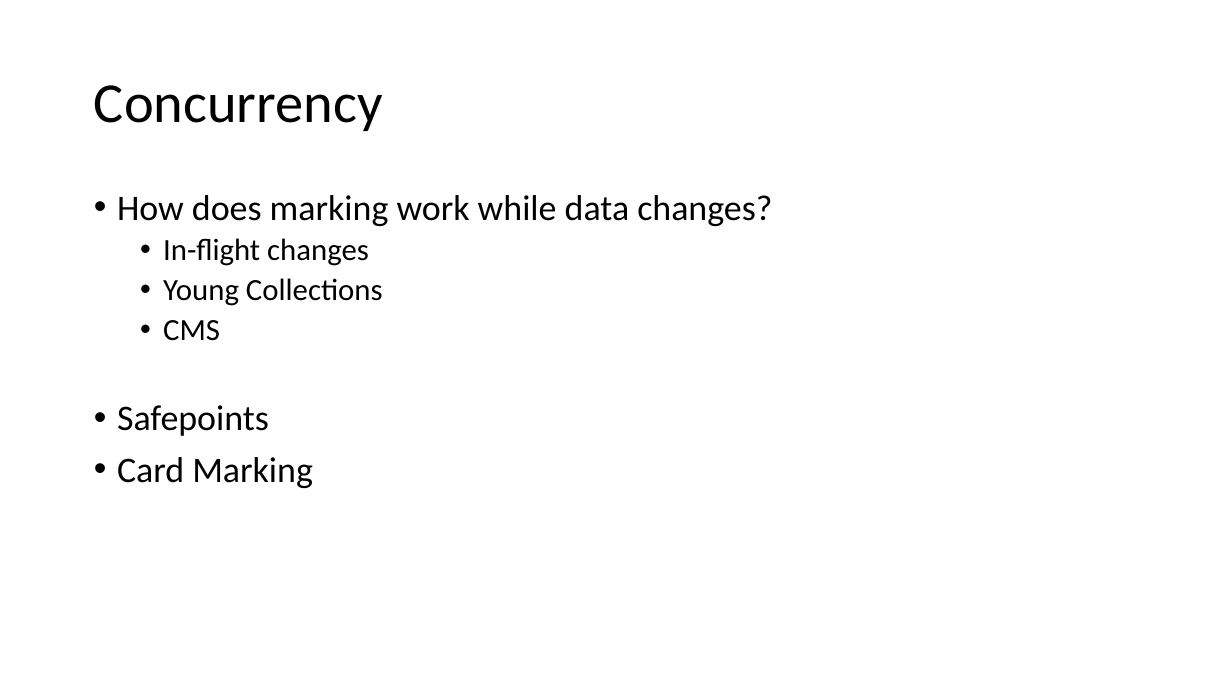
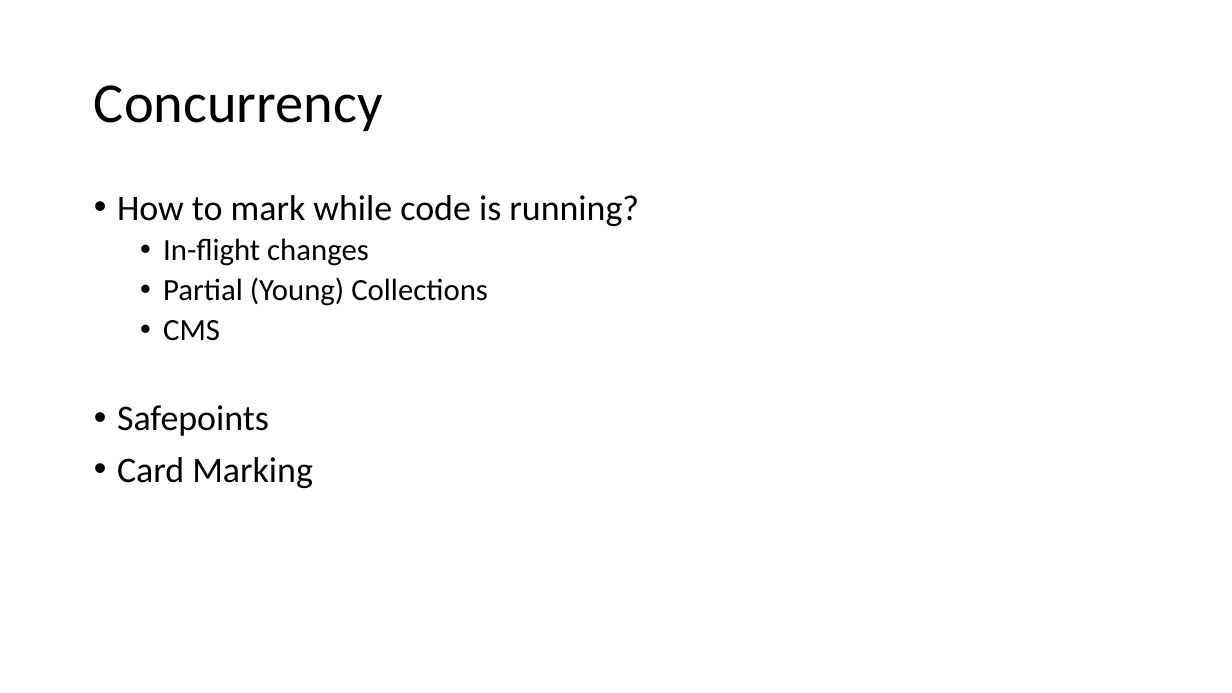
Before and after one commit to josharnold52/pres-jvm-topics, a slide deck: slide 15 of pres/InternalsNotes.pptx (slide 14 before the commit). Drawn at 1232x693 pixels with LibreOffice and Linux fonts; fonts in the diff are those of the drawing. Boxes give left, top, right and bottom in pixels: in the first picture for what was removed or moved away, otherwise in the second. Text is boxed around its words. In the diff, an @@ line names an element or a change of style, - is before the commit and + after.

```diff
--- a/pres/InternalsNotes.pptx
+++ b/pres/InternalsNotes.pptx
@@ text at bbox=[117, 195, 639, 226]: text changed @@
-• How does marking work while data changes?
+• How to mark while code is running?
@@ text at bbox=[163, 277, 488, 306]: text changed @@
-  • Young Collections
+  • Partial (Young) Collections
```
Also in this commit, not shown: 1 slide added, 7 other files.
